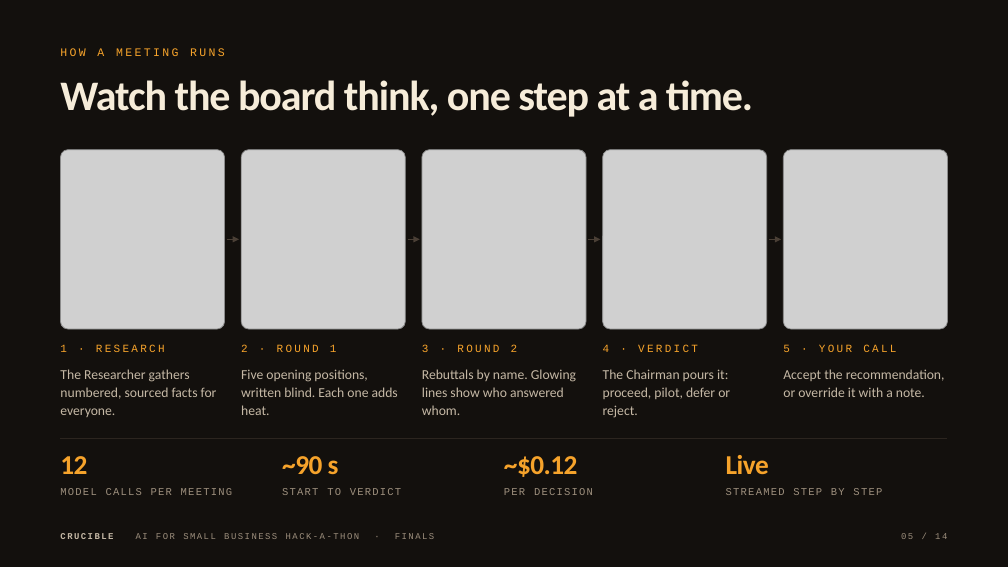
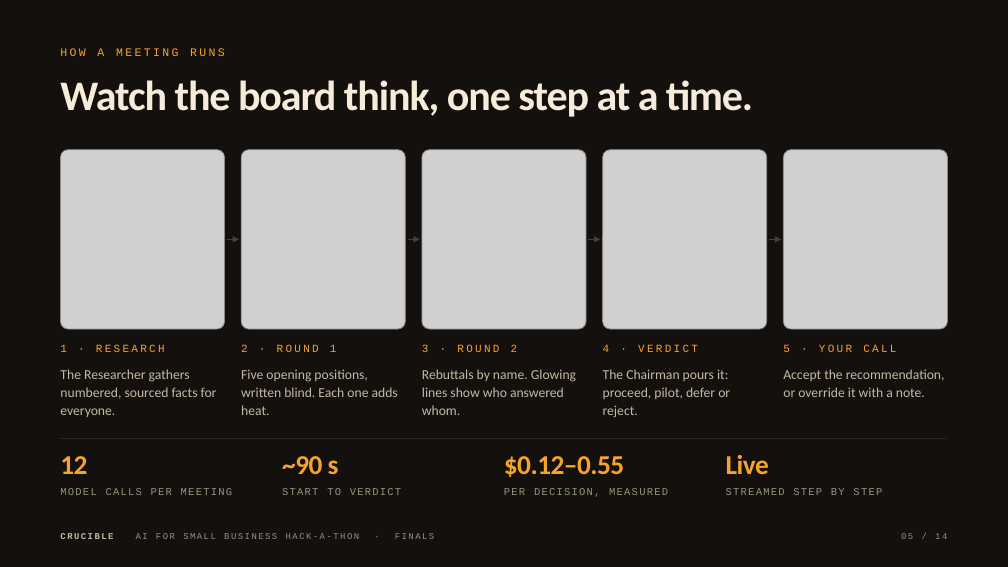
Before and after one commit to killerfrost22/crucible, a slide deck: slide 5 of docs/finals/crucible-finals.pptx. Drawn at 1008x567 pixels with LibreOffice and Linux fonts; fonts in the diff are those of the drawing; grey boxes stand for pictures. Boxes give left, top, right and bottom in pixels: in the first picture for what was removed or moved away, otherwise in the second. Text is boxed around its words. In the diff, an @@ line names an element or a change of style, - is before the commit and + after.

Commit message:
Correct the per-meeting cost: $0.12-0.55, measured on a live meeting
A live meeting on the deployed site cost $0.55 by the key's spend counter, most of it the Researcher reading ~165K tokens of search results; the eval's per-call usage.cost sums (about $0.12 a board) undercount. Updated /under-the-hood, the README, the TODO budget and the finals deck; the eval report footer now says so.

```diff
--- a/docs/finals/crucible-finals.pptx
+++ b/docs/finals/crucible-finals.pptx
@@ text at [504, 456, 624, 477]: text changed @@
-~$0.12
+$0.12–0.55
@@ text at [504, 488, 668, 497]: text changed @@
-PER DECISION
+PER DECISION, MEASURED
```
Also in this commit, not shown: 1 other slide changed, 5 other files.
